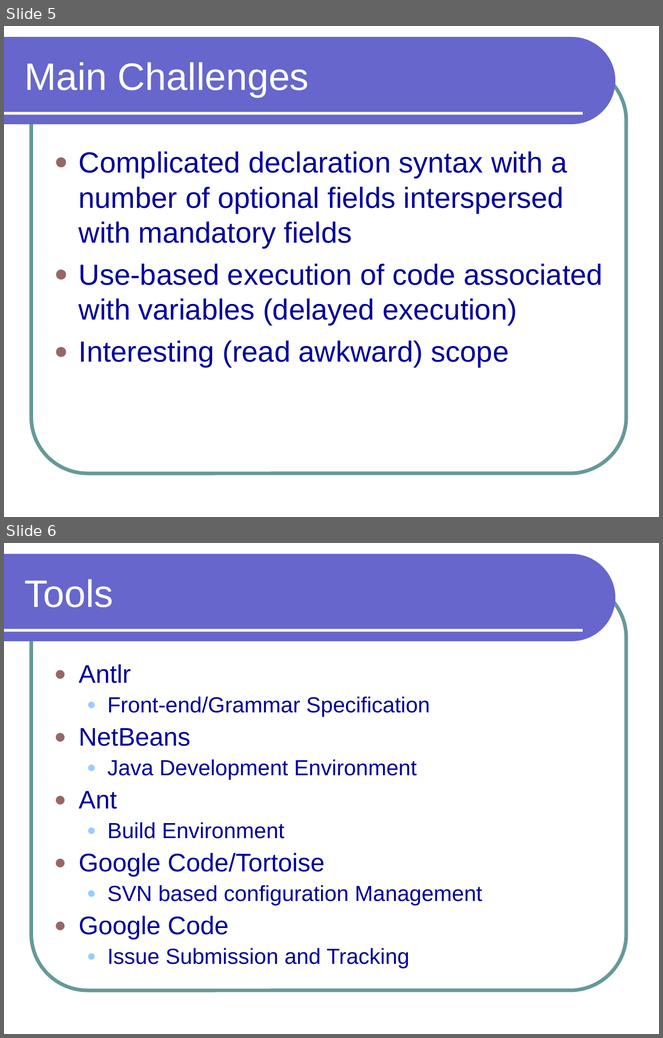
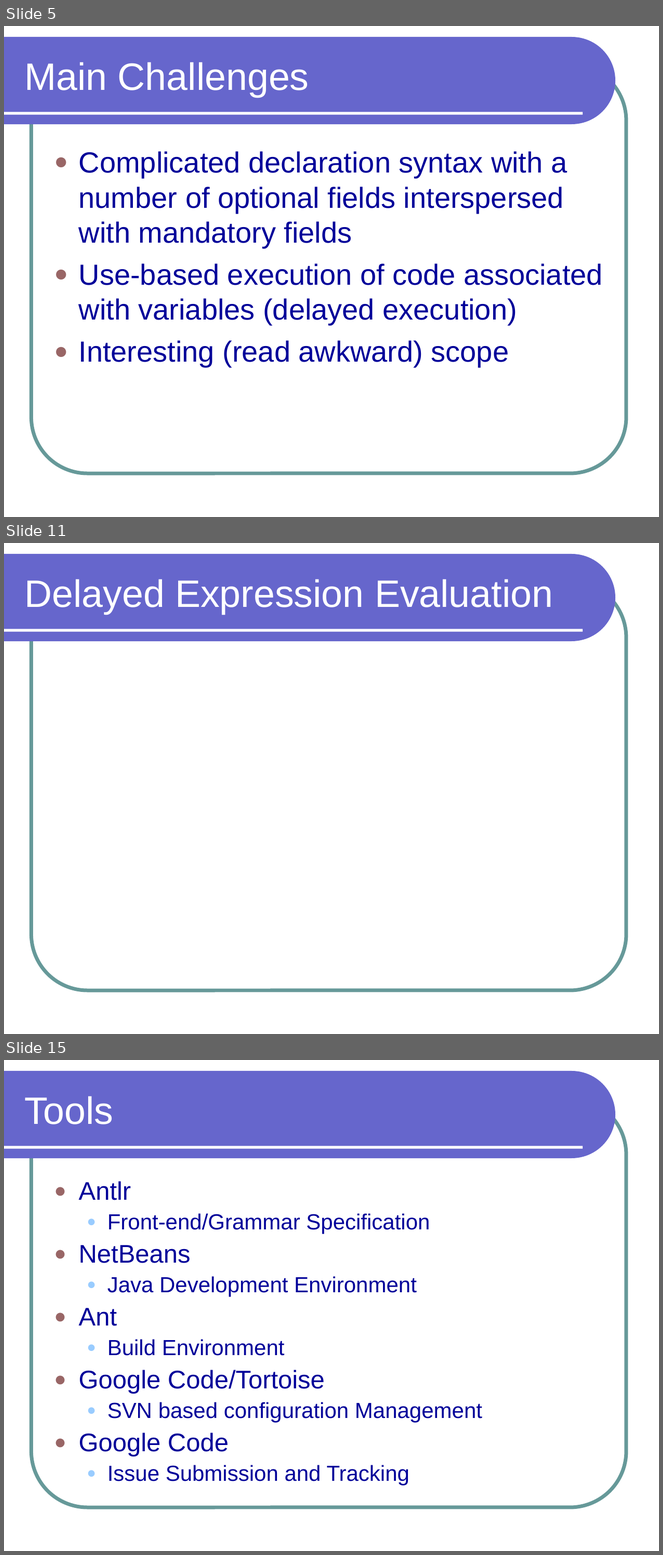
Before and after one commit to preethinarayan/plt-bdpl, a slide deck: bdpl/doc/Presentation/BDPL.ppt. Shown one above the other, each under a label of ours: slides 5 and 6 before the commit, slides 5, 11 and 15 after it; the slides between them are not shown. The pictures are 663x1038 and 663x1555 pixels, drawn with LibreOffice and Linux fonts; fonts in the diff are those of the drawing. Boxes give left, top, right and bottom in pixels: in the first picture for what was removed or moved away, otherwise in the second. Text is boxed around its words. In the diff, an @@ line names an element or a change of style, - is before the commit and + after.

```diff
--- a/bdpl/doc/Presentation/BDPL.ppt
+++ b/bdpl/doc/Presentation/BDPL.ppt
@@ slide 11 added at (x1=4, y1=543, x2=659, y2=1034), background #FFFFFF; not listed: 3 template elements that a slide beside it also shows @@
@@ title added at (x1=24, y1=579, x2=553, y2=614), 42 pt, text #FFFFFF @@
+Delayed Expression Evaluation
@@ what was slide 6 is now slide 15 @@
```
Also in this commit, not shown: 8 other slides added.
